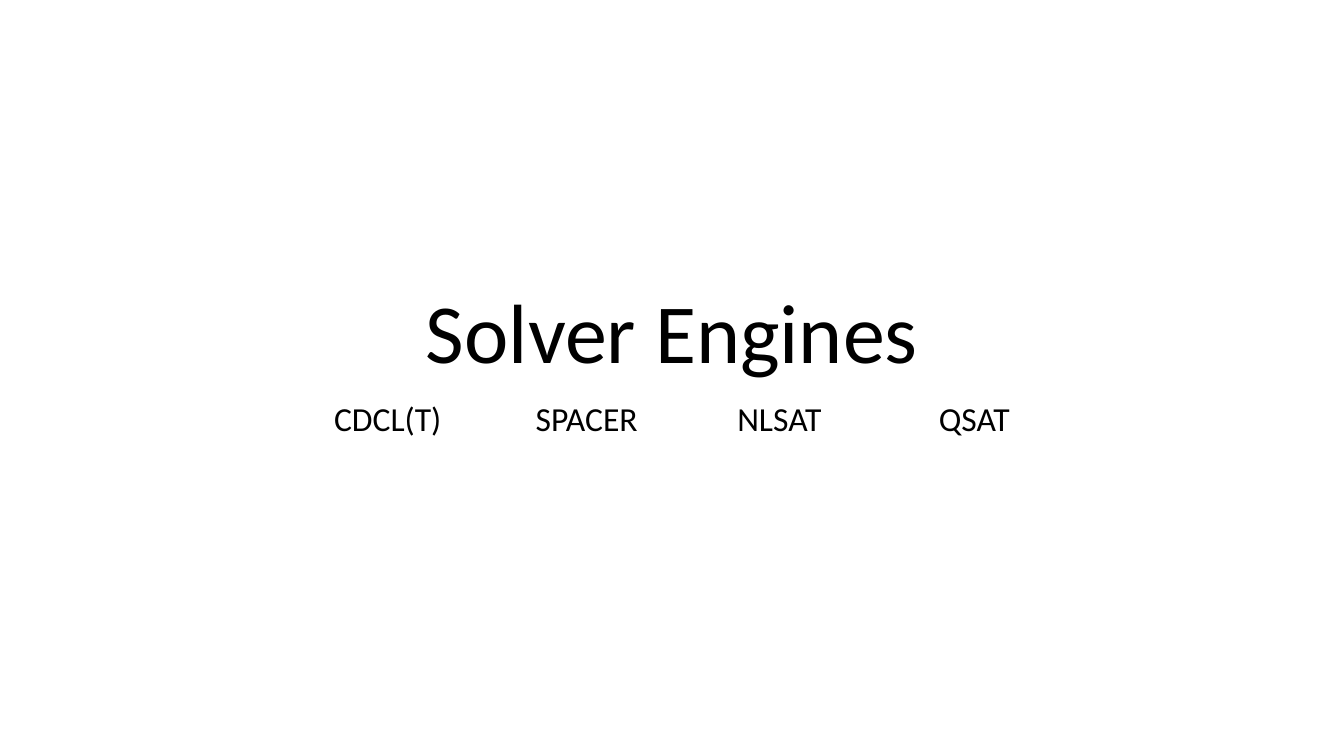
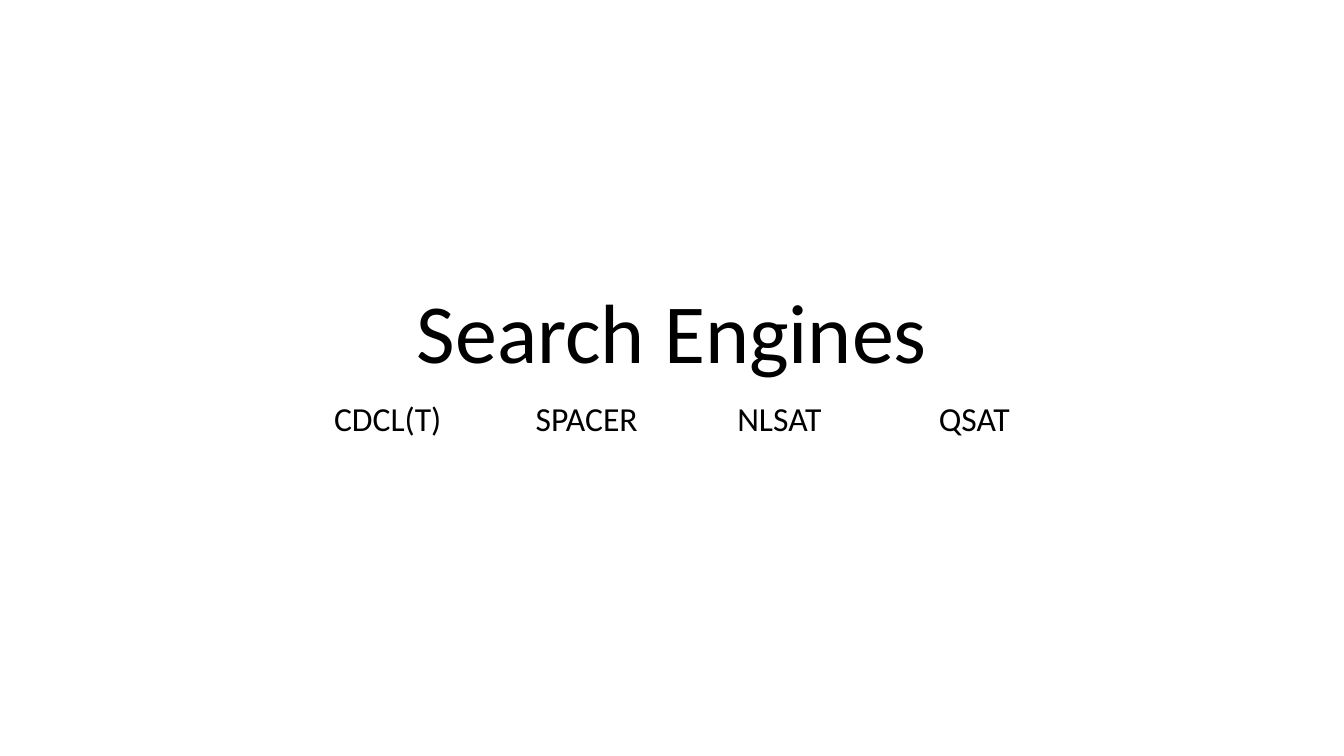
Before and after one commit to Z3Prover/doc, a slide deck: slide 5 of vienna-lectures/lecture2-cdclt.pptx (slide 3 before the commit). Drawn at 1344x756 pixels with LibreOffice and Linux fonts; fonts in the diff are those of the drawing. Boxes give left, top, right and bottom in pixels: in the first picture for what was removed or moved away, otherwise in the second. Text is boxed around its words. In the diff, an @@ line names an element or a change of style, - is before the commit and + after.

```diff
--- a/vienna-lectures/lecture2-cdclt.pptx
+++ b/vienna-lectures/lecture2-cdclt.pptx
@@ title at (x1=417, y1=304, x2=927, y2=378): text changed @@
-Solver Engines
+Search Engines
```
Also in this commit, not shown: 2 other files.
